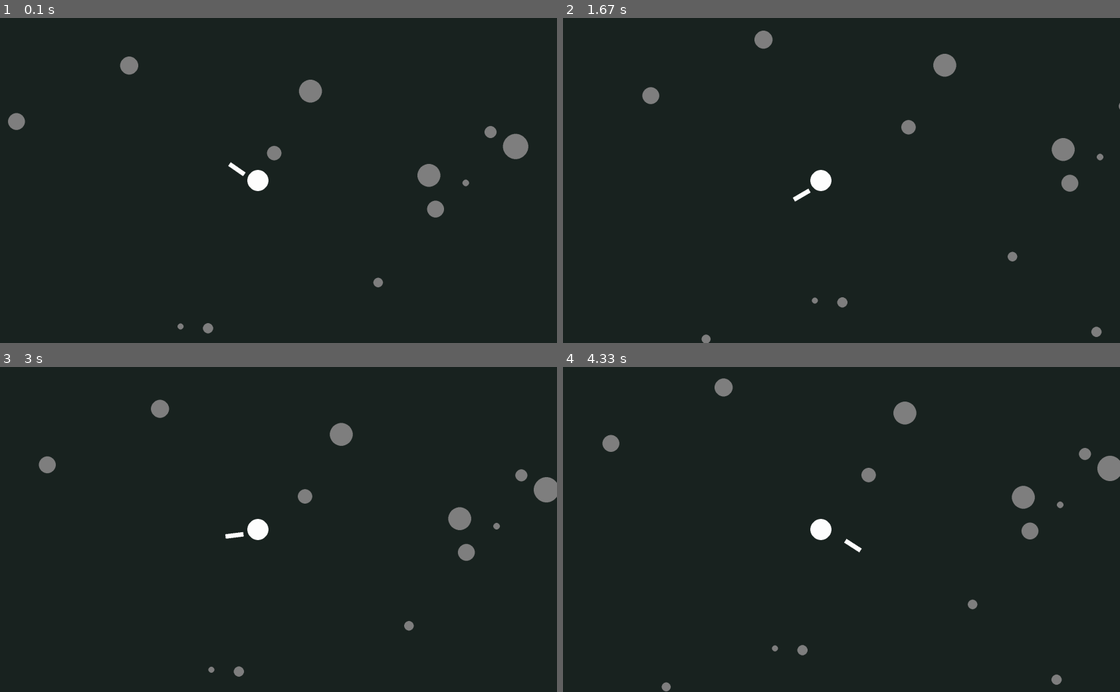
Above: before the commit, frames 1-4 (two rows, left to right).
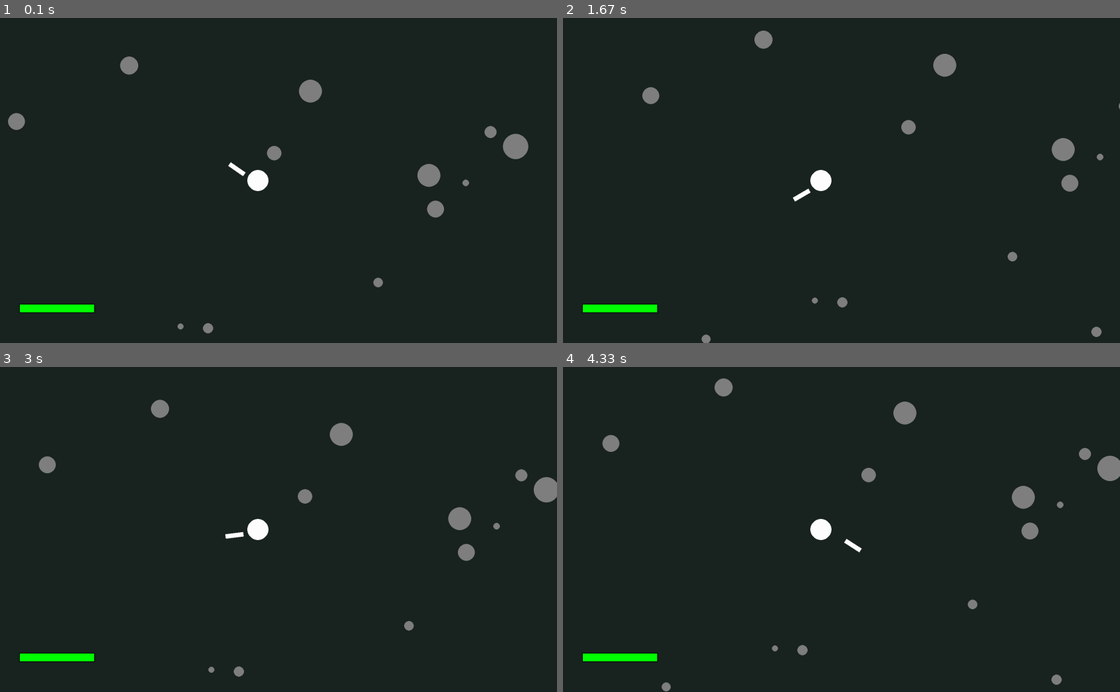
Above: after the commit, the same moments.

Repository: ZanCrnivec/praksa-pygame
Game: pygame game, started from praksa_igra.py
Same seed, same stepped clock (60 frames per second), same inputs: the game is played once before the commit and once after it.
Inputs (mouse positions are in pixels of both pictures, inside the frame that each line leads up to):
- Up to frame 1 (0.1 s): no input
- Up to frame 2 (1.67 s): hold A 0.33-0.87 s; move the mouse to (808, 219) at 0.37 s; hold S 0.9-1.2 s; move the mouse to (897, 92) at 0.93 s; hold A 1.23-1.63 s; move the mouse to (718, 255) at 1.27 s
- Up to frame 3 (3 s): hold W 1.67-2.03 s; move the mouse to (284, 568) at 1.7 s; hold D 2.07-2.7 s; move the mouse to (105, 630) at 2.1 s; hold S from 2.73 s (still down); move the mouse to (61, 575) at 2.77 s
- Up to frame 4 (4.33 s): release S at 3.1 s; hold A 3.13-3.6 s; move the mouse to (975, 409) at 3.17 s; hold D 3.63-4.1 s; move the mouse to (618, 633) at 3.67 s; click (1042, 640) at 4.18 s

The runs differ from the first frame. In frame 1, 0.4% of the frame differs, in the area x 3-17%, y 87-91%; in frame 2, 0.4%; in frame 3, 0.4%; in frame 4, 0.4%.

Commit message:
Update praksa_igra.py

Diff:
--- a/praksa_igra.py
+++ b/praksa_igra.py
@@ -30,6 +30,17 @@
 stones = [(random.randint(-2000, 2000), random.randint(-2000, 2000), random.randint(10, 50)) for _ in range(80)]
 
 sword_damage = 1
+
+player_health = 100
+max_health = 100
+
+enemy_hit_timers = {}
+invincibility_duration = 1000  # ms
+
+player_knockback = 0
+player_knockback_velocity = 0
+player_knockback_direction = (0, 0)
+player_knockback_deceleration = 0.9
 
 class Enemy:
     def __init__(self, x, y, speed, damage, color, size, hp):
@@ -82,9 +93,40 @@
     def is_alive(self):
         return self.hp > 0
 
+
+class Particle:
+    def __init__(self, x, y, color):
+        self.x = x
+        self.y = y
+        self.radius = random.randint(3, 7)
+        self.color = color
+        self.life = 60
+        self.vx = random.uniform(-4, 4)
+        self.vy = random.uniform(-4, 4)
+
+    def update(self):
+        self.x += self.vx
+        self.y += self.vy
+        self.life -= 1
+        if self.radius > 0:
+            self.radius -= 0.1
+
+    def draw(self):
+        if self.life > 0 and self.radius > 0:
+            alpha = max(0, int(255 * (self.life / 60)))
+            surface = pygame.Surface((self.radius * 2, self.radius * 2), pygame.SRCALPHA)
+            pygame.draw.circle(surface, (*self.color, alpha), (self.radius, self.radius), int(self.radius))
+            screen.blit(surface, (self.x - self.radius - camera_x + WIDTH // 2,
+                                  self.y - self.radius - camera_y + HEIGHT // 2))
+
+    def is_alive(self):
+        return self.life > 0 and self.radius > 0
+
+
 enemy_spawn_time = 3000
 last_spawn_time = 0
 enemies = []
+particles = []
 
 def spawn_enemy():
     x = random.randint(-2000, 2000)
@@ -99,10 +141,11 @@
 
 def handle_movement(keys):
     global player_x, player_y
-    if keys[pygame.K_w]: player_y -= player_speed
-    if keys[pygame.K_s]: player_y += player_speed
-    if keys[pygame.K_a]: player_x -= player_speed
-    if keys[pygame.K_d]: player_x += player_speed
+    if player_knockback == 0:
+        if keys[pygame.K_w]: player_y -= player_speed
+        if keys[pygame.K_s]: player_y += player_speed
+        if keys[pygame.K_a]: player_x -= player_speed
+        if keys[pygame.K_d]: player_x += player_speed
 
 def update_sword(player_draw_x, player_draw_y):
     global sword_thrust, thrust_velocity, thrust_distance, sword_hit_enemies
@@ -146,6 +189,17 @@
 
 def draw_player(player_draw_x, player_draw_y):
     pygame.draw.circle(screen, (255, 255, 255), (player_draw_x, player_draw_y), 35)
+
+def draw_health_bar():
+    bar_width = 250
+    bar_height = 30
+    x = 200
+    y = 950
+    health_ratio = player_health / max_health
+    health_color = (int(255 * (1 - health_ratio)), int(255 * health_ratio), 0)
+    pygame.draw.rect(screen, (50, 50, 50), (x, y, bar_width, bar_height))
+    pygame.draw.rect(screen, health_color, (x, y, bar_width * health_ratio, bar_height))
+    pygame.draw.rect(screen, (0, 0, 0), (x, y, bar_width, bar_height), 2)
 
 def handle_events():
     global sword_thrust, thrust_velocity, thrust_distance, running, is_dashing, last_dash_time, dash_direction
@@ -182,6 +236,14 @@
     keys = pygame.key.get_pressed()
     handle_movement(keys)
 
+    # Player knockback
+    if player_knockback > 0:
+        player_x += player_knockback_direction[0] * player_knockback_velocity
+        player_y += player_knockback_direction[1] * player_knockback_velocity
+        player_knockback_velocity *= player_knockback_deceleration
+        if player_knockback_velocity < 1:
+            player_knockback = 0
+
     direction_x, direction_y = 0, 0
     if keys[pygame.K_w]: direction_y -= 1
     if keys[pygame.K_s]: direction_y += 1
@@ -203,7 +265,30 @@
         enemy.move_towards_player(player_x, player_y)
         enemy.draw()
 
-    enemies = [enemy for enemy in enemies if enemy.is_alive()]
+        dist = math.hypot(enemy.x - player_x, enemy.y - player_y)
+        if dist < enemy.size + 35:
+            last_hit = enemy_hit_timers.get(enemy.id, 0)
+            if current_time - last_hit > invincibility_duration:
+                player_health -= enemy.damage
+                enemy_hit_timers[enemy.id] = current_time
+
+                # Apply knockback to player
+                dx = player_x - enemy.x
+                dy = player_y - enemy.y
+                distance = math.sqrt(dx**2 + dy**2)
+                if distance != 0:
+                    player_knockback_direction = (dx / distance, dy / distance)
+                    player_knockback = 1
+                    player_knockback_velocity = 15
+
+    new_enemies = []
+    for enemy in enemies:
+        if enemy.is_alive():
+            new_enemies.append(enemy)
+        else:
+            for _ in range(20):
+                particles.append(Particle(enemy.x, enemy.y, enemy.color))
+    enemies = new_enemies
 
     follow_speed = 0.08
     camera_x += (player_x - camera_x) * follow_speed
@@ -219,8 +304,15 @@
     player_draw_y = HEIGHT // 2 + int(world_offset_y)
 
     draw_stones()
+
+    for particle in particles:
+        particle.update()
+        particle.draw()
+    particles = [p for p in particles if p.is_alive()]
+
     update_sword(player_draw_x, player_draw_y)
     draw_player(player_draw_x, player_draw_y)
+    draw_health_bar()
 
     pygame.display.flip()
     handle_events()
